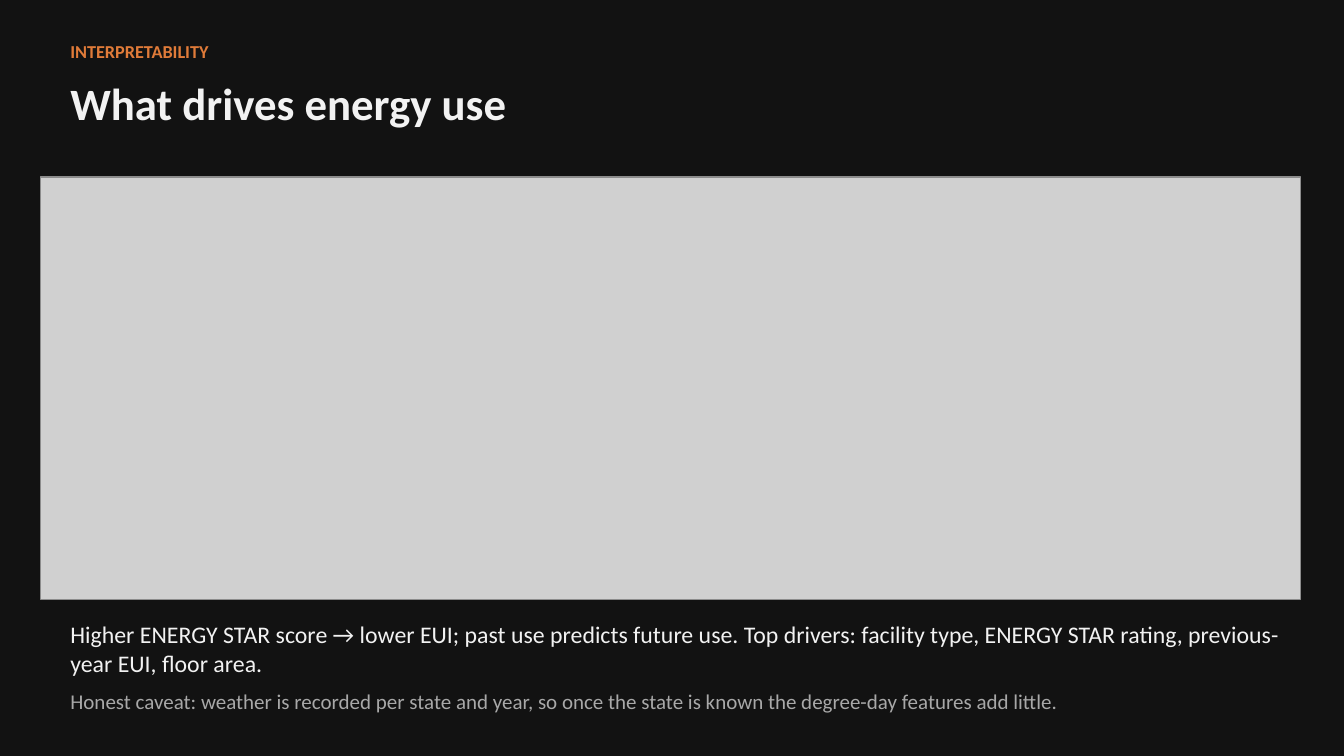
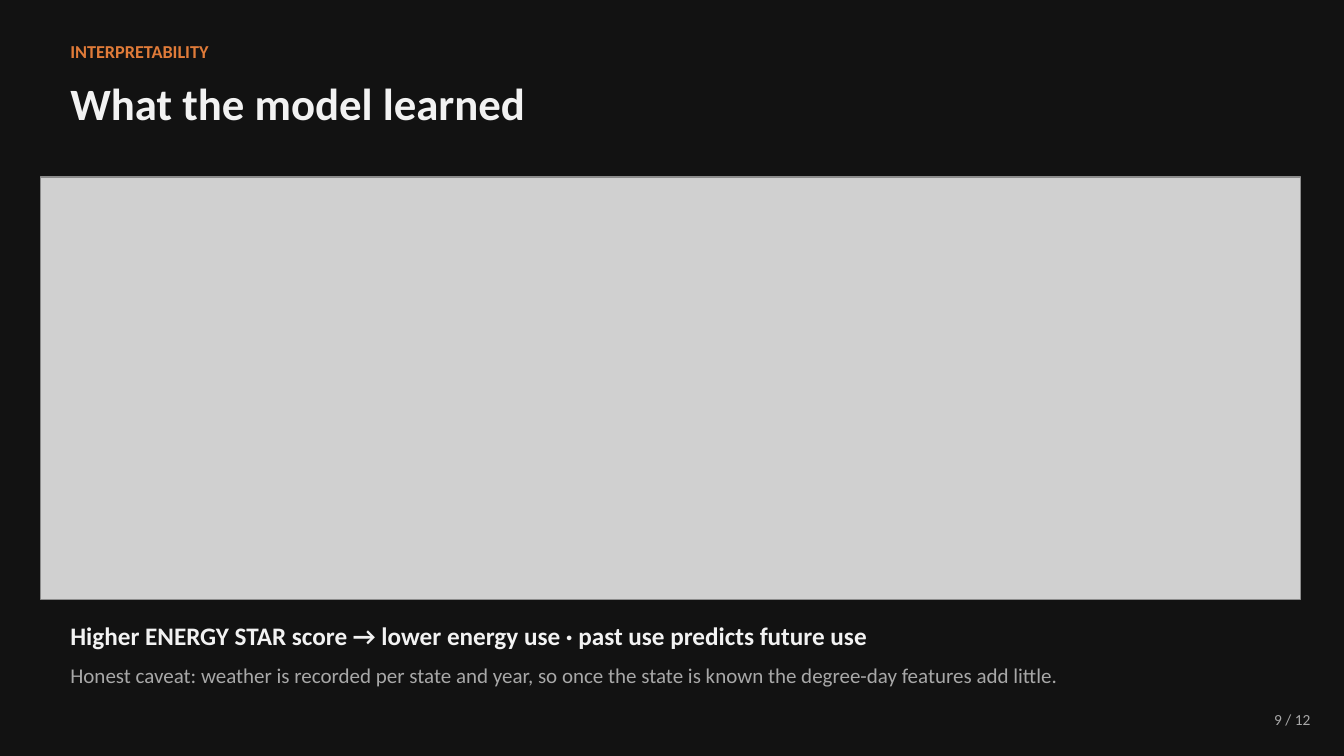
Before and after one commit to JoshiiWahWah/ntu-matlab-hackathon-2026, a slide deck: slide 9 of docs/demo_slides.pptx (slide 8 before the commit). Drawn at 1344x756 pixels with LibreOffice and Linux fonts; fonts in the diff are those of the drawing; grey boxes stand for pictures. Boxes give left, top, right and bottom in pixels: in the first picture for what was removed or moved away, otherwise in the second. Text is boxed around its words. In the diff, an @@ line names an element or a change of style, - is before the commit and + after.

```diff
--- a/docs/demo_slides.pptx
+++ b/docs/demo_slides.pptx
@@ text at <box>70,88,525,121</box>: text changed @@
-What drives energy use
+What the model learned
@@ text at <box>70,627,866,650</box>: text changed; size 17 to 18 pt; bold on @@
-Higher ENERGY STAR score → lower EUI; past use predicts future use. Top drivers: facility type, ENERGY STAR rating, previous-year EUI, floor area.
+Higher ENERGY STAR score → lower energy use · past use predicts future use
@@ text added at <box>1274,715,1311,725</box>, 11 pt, text #A8A8A8 @@
+9 / 12
```
Also in this commit, not shown: 8 other slides changed, 3 slides added, 1 slide removed, 2 other files.
